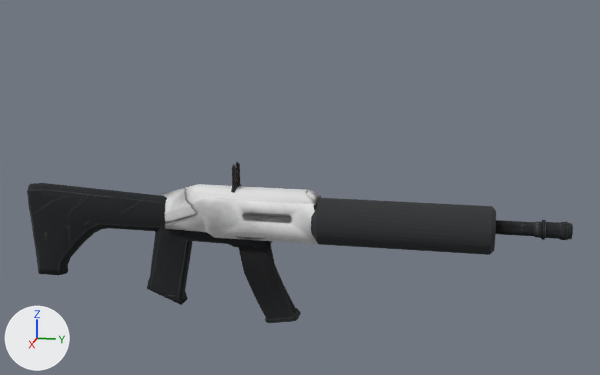
Before and after pictures for a commit that changed the FBX model GameBase/GameBase/assets/Test/Rifle2.fbx.
One viewpoint serves both versions: a 50 mm camera at (54.7, 13.6, 16.3) aimed at (-0.1, 2.7, 2.6). Lighting does not change. The marker at lower left points along +X, +Y and +Z. Where no turn or scale is listed for an object, it has been applied to the vertices.
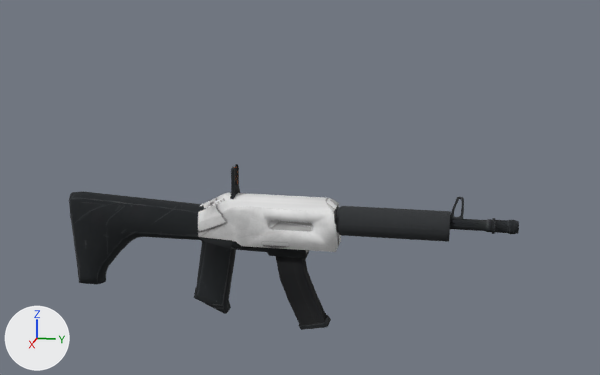
The newer file is also turned or shifted as a whole; pictures and numbers use the older file's frame.

The change, as a diff of the scene's bpy script:
```diff
--- a/GameBase/GameBase/assets/Test/Rifle2.fbx.py
+++ b/GameBase/GameBase/assets/Test/Rifle2.fbx.py
@@ me_cylinder_001 @@
+me_cylinder_001.from_pydata(...)  # 8502 vertices, 16972 faces; spans x -1.6..0.9, y -23.9..7.9, z -16.3..3.4
+me_cylinder_001.materials.append(mat_basicskinned)  # picture img_el_rifle_fp_diffuse_jpg
@@ ob_cylinder @@
-ob_cylinder = bpy.data.objects.new('Cylinder', me_cylinder)
-ob_cylinder.location = (0.18, 12.53, -3.79)
@@ ob_cylinder_001 @@
+ob_cylinder_001 = bpy.data.objects.new('Cylinder.001', me_cylinder_001)
+ob_cylinder_001.location = (0.41, 9.51, 8.75)
```

Location of each change, [x1, y1, x2, y2] in pixels of the pictures (600 x 375 px):
'Cylinder', deleted (black): before [27, 162, 573, 323]
'Cylinder.001', added: after [69, 164, 519, 330]
